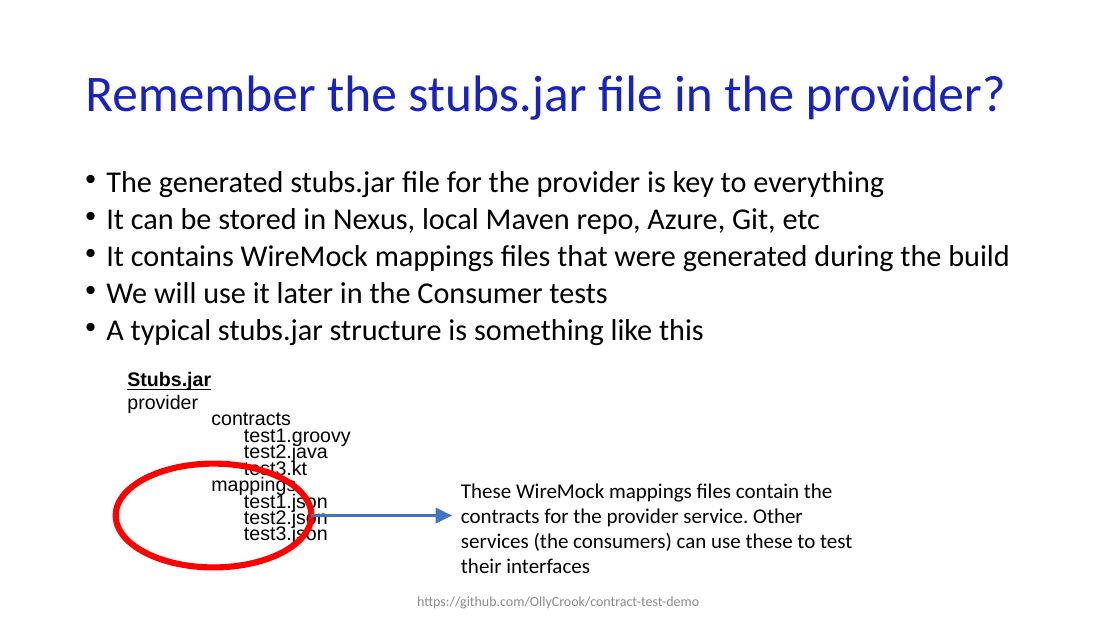
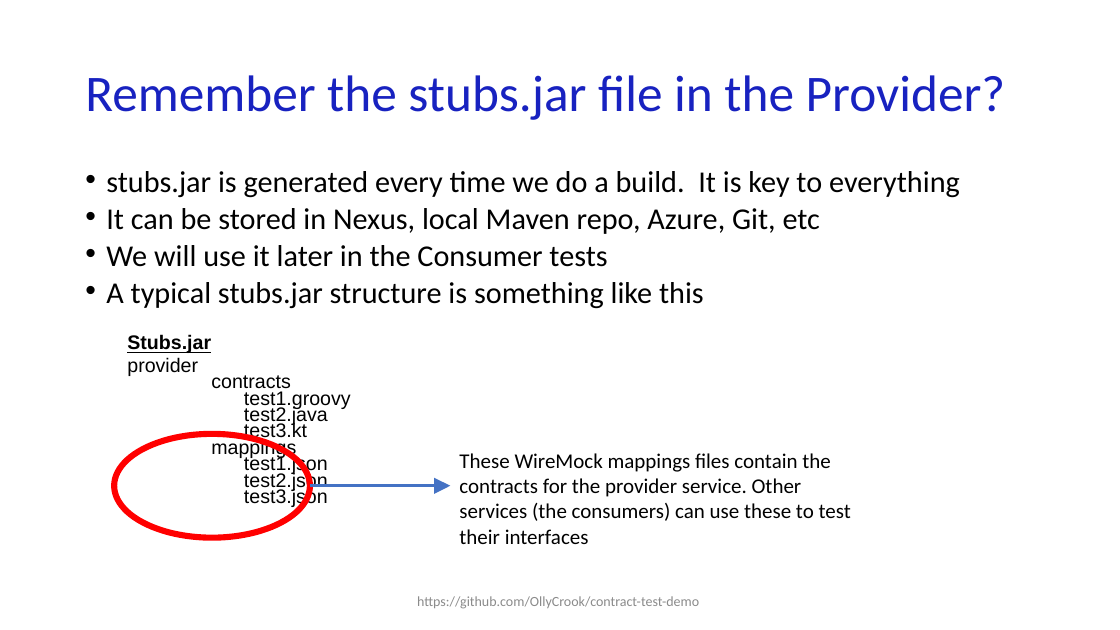
Before and after one commit to OllyCrook/contract-test-demo, a slide deck: slide 19 of Contract-testing-presentation_EngineersWeek.pptx. Drawn at 1120x630 pixels with LibreOffice and Linux fonts; fonts in the diff are those of the drawing. Boxes give left, top, right and bottom in pixels: in the first picture for what was removed or moved away, otherwise in the second. Text is boxed around its words. In the diff, an @@ line names an element or a change of style, - is before the commit and + after.

Commit message:
Minor updates to presentation

```diff
--- a/Contract-testing-presentation_EngineersWeek.pptx
+++ b/Contract-testing-presentation_EngineersWeek.pptx
@@ title at (x1=85, y1=75, x2=1005, y2=120): text changed @@
-Remember the stubs.jar file in the provider?
+Remember the stubs.jar file in the Provider?
@@ text at (x1=106, y1=171, x2=960, y2=198): text changed @@
-• The generated stubs.jar file for the provider is key to everything
+• stubs.jar is generated every time we do a build. It is key to everything
@@ text at (x1=106, y1=245, x2=1009, y2=272): paragraph removed @@
-• It contains WireMock mappings files that were generated during the build
@@ 1 text, 1 ellipse, 1 arrow moved together from (x1=116, y1=464, x2=852, y2=573) to (x1=114, y1=434, x2=851, y2=544) @@
```
Also in this commit, not shown: 11 other slides changed.
